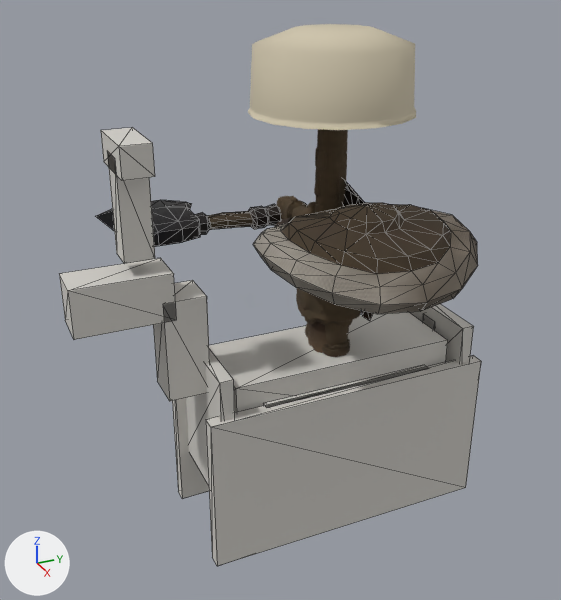
A saved change to the glTF model csharp/Unciv.Godot/Packs/units/models/unit/Mandekalu Cavalry.glb.
Before and after are seen from a 50 mm lens placed at (2.08, -1.11, 1.87), pointed at (-0.02, -0.16, 0.81). Every picture has the same lights, and +X, +Y and +Z are marked at lower left. The first picture is the older version. Mesh edges are drawn as thin lines on the coarser meshes. Where no turn or scale is listed for an object, it has been applied to the vertices. Vertices at exactly the same position are counted once.

Objects in the first picture: '1H_Axe', 'Barbarian_Round_Shield', 'HorseMesh', 'Warrior' and 1 more.
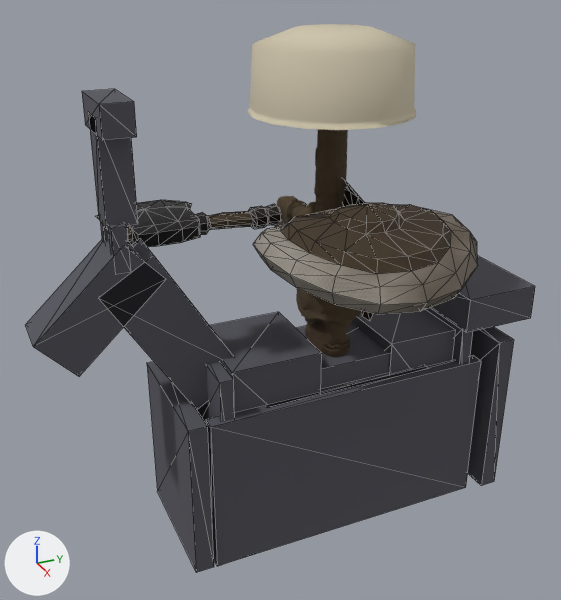
Changed parts and their boxes [x1, y1, x2, y2] in the pictures (561 x 600 px; the box of a moved part takes in the faces that stretch with it):
'HorseMesh', recoloured, reshaped (light grey to dark grey, 21% wider, 10% taller): before [59, 127, 481, 566]; after [26, 89, 535, 573]
part 1 of me_horse, added: after [209, 312, 322, 412]
part 2 of me_horse, added: after [352, 310, 456, 374]
part 3 of me_horse, added: after [108, 224, 129, 256]
part 4 of me_horse, added (mostly hidden): after [100, 221, 109, 243]
part 5 of me_horse, moved or reshaped: before [107, 152, 155, 263]; after [88, 113, 138, 229]
part 6 of me_horse, moved or reshaped: before [101, 127, 155, 181]; after [82, 89, 137, 140]
part 7 of me_horse, added: after [468, 327, 514, 486]
part 8 of me_horse, added: after [147, 362, 214, 573]
part 9 of me_horse, added: after [431, 256, 535, 333]
part 10 of me_horse, deleted: before [153, 280, 210, 401]
part 11 of me_horse, built on: before [59, 258, 176, 340]; after [26, 239, 234, 410]

Diff of the bpy script that builds the scene:
```diff
--- a/csharp/Unciv.Godot/Packs/units/models/unit/Mandekalu Cavalry.glb.py
+++ b/csharp/Unciv.Godot/Packs/units/models/unit/Mandekalu Cavalry.glb.py
@@ mat_horse @@
 mat_horse = principled_material('Horse')
-mat_horse.base_color = (0.64, 0.62, 0.58)  # light grey #d1cec8
+mat_horse.base_color = (0.09, 0.09, 0.11)  # dark grey #55555d
 mat_horse.roughness = 1.0
@@ me_horse @@
 # used by ob_horsemesh; location = (0.0, 0.0, 0.0)
-me_horse.from_pydata(...)  # 128 vertices, 192 faces; spans x -0.21..0.21, y -0.84..0.495, z 0.0..1.395
+me_horse.from_pydata(...)  # 184 vertices, 276 faces; spans x -0.24..0.24, y -0.952..0.675, z 0.0..1.504
+# me_horse part 1: a new loose piece, a box spanning x -0.165..0.165, y -0.405..-0.105, z 0.322..0.697, in mat_horse (dark grey #55555d)
+# me_horse part 2: a new loose piece, a box spanning x -0.157..0.157, y 0.157..0.412, z 0.322..0.668, in mat_horse (dark grey #55555d)
+# me_horse part 3: a new loose piece, a box spanning x 0.034..0.071, y -0.708..-0.663, z 1.032..1.167, in mat_horse (dark grey #55555d)
+# me_horse part 4: a new loose piece, a box spanning x -0.071..-0.034, y -0.708..-0.663, z 1.032..1.167, in mat_horse (dark grey #55555d)
+# me_horse part 5: the loose piece of 8 vertices spanning x -0.045..0.045, y -0.675..-0.585, z 1.05..1.35 is moved by (0.0, -0.041, 0.109)
+# me_horse part 6: the loose piece of 8 vertices spanning x -0.105..0.105, y -0.675..-0.585, z 1.305..1.395 is moved by (0.0, -0.041, 0.109)
+# me_horse part 7: a new loose piece, a box spanning x -0.24..0.24, y 0.54..0.6, z 0.03..0.63, in mat_horse (dark grey #55555d)
+# me_horse part 8: a new loose piece, a box spanning x -0.225..0.225, y -0.57..-0.51, z 0.03..0.57, in mat_horse (dark grey #55555d)
+# me_horse part 9: a new loose piece, a box spanning x -0.225..0.225, y 0.405..0.675, z 0.69..0.81, in mat_horse (dark grey #55555d)
+# me_horse part 10: the loose piece of 8 vertices spanning x -0.068..0.068, y -0.577..-0.442, z 0.585..0.915 is deleted
+# me_horse part 11
+# 8 vertices are removed from x -0.068..0.068, y -0.84..-0.54, z 0.855..1.005
+# 12 faces are deleted
+# 8 vertices are added at x -0.075, y -0.952..-0.329, z 0.536..1.116
+# 8 new vertices lie (0.15, 0.0, 0.0) away from vertices in x -0.075, y -0.952..-0.329, z 0.536..1.116
+# 24 new faces join them
+# other edits to the shape of me_horse do not show in these pictures
 me_horse.materials.append(mat_horse)
```
